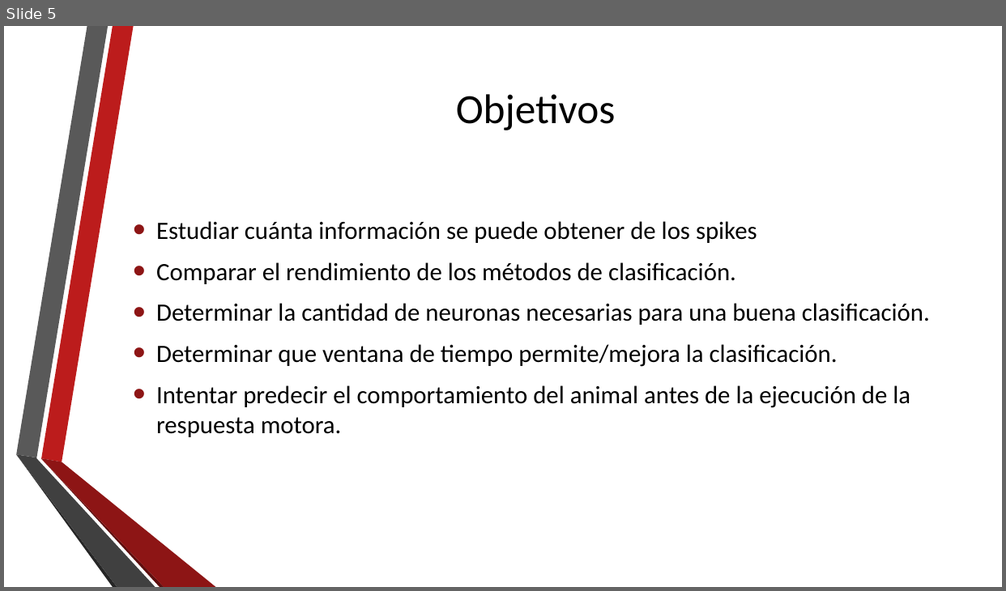
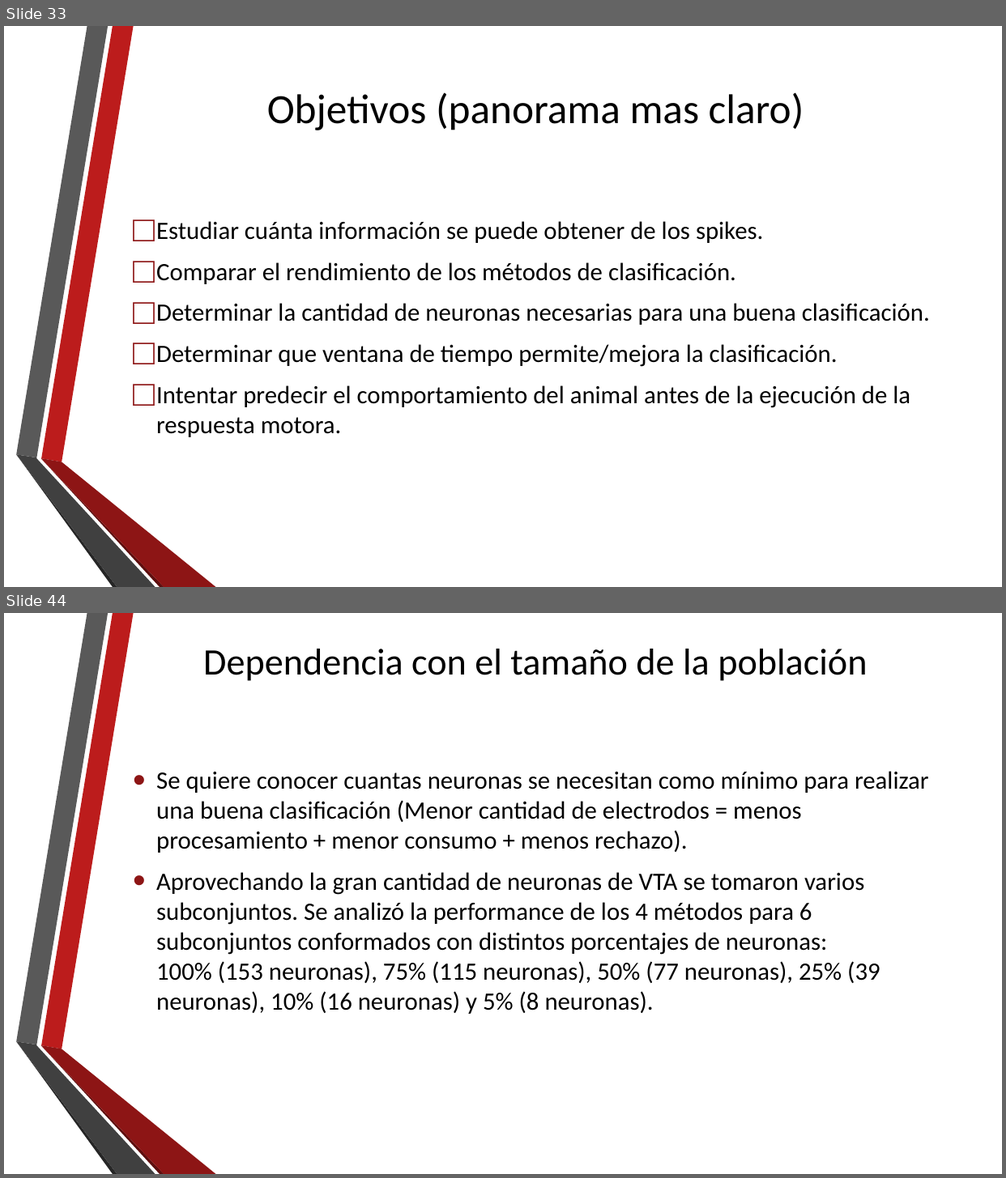
Before and after one commit to neozero86/tesis-megea, a slide deck: Presentacion/PresentacionTesis.pptx. Shown one above the other, each under a label of ours: slide 5 before the commit, slides 33 and 44 after it; the slides between them are not shown. The pictures are 1006x591 and 1006x1178 pixels, drawn with LibreOffice and Linux fonts; fonts in the diff are those of the drawing; background and template pictures are left out. Boxes give left, top, right and bottom in pixels: in the first picture for what was removed or moved away, otherwise in the second. Text is boxed around its words. In the diff, an @@ line names an element or a change of style, - is before the commit and + after.

```diff
--- a/Presentacion/PresentacionTesis.pptx
+++ b/Presentacion/PresentacionTesis.pptx
@@ slide 44 added at (x1=4, y1=613, x2=1002, y2=1174), background picture (left out); not listed: 6 template elements that a slide beside it also shows @@
@@ title added at (x1=203, y1=649, x2=867, y2=681), 36 pt, text #000000 @@
+Dependencia con el tamaño de la población
@@ text added at (x1=156, y1=771, x2=929, y2=1014), 24 pt, text #000000 @@
+• Se quiere conocer cuantas neuronas se necesitan como mínimo para realizar una buena clasificación (Menor cantidad de electrodos = menos procesamiento + menor consumo + menos rechazo).
+• Aprovechando la gran cantidad de neuronas de VTA se tomaron varios subconjuntos. Se analizó la performance de los 4 métodos para 6 subconjuntos conformados con distintos porcentajes de neuronas:
+  100% (153 neuronas), 75% (115 neuronas), 50% (77 neuronas), 25% (39 neuronas), 10% (16 neuronas) y 5% (8 neuronas).
@@ what was slide 5 is now slide 33 @@
@@ slide 33 changed as well @@
@@ title at (x1=267, y1=92, x2=804, y2=130): text changed @@
-Objetivos
+Objetivos (panorama mas claro)
@@ text at (x1=156, y1=221, x2=763, y2=243): text changed @@
-• Estudiar cuánta información se puede obtener de los spikes
+□ Estudiar cuánta información se puede obtener de los spikes.
@@ text at (x1=156, y1=263, x2=930, y2=437): bullet • to □ @@
```
Also in this commit, not shown: 2 other slides changed, 52 other slides added, 1 slide removed, 3 other files.
